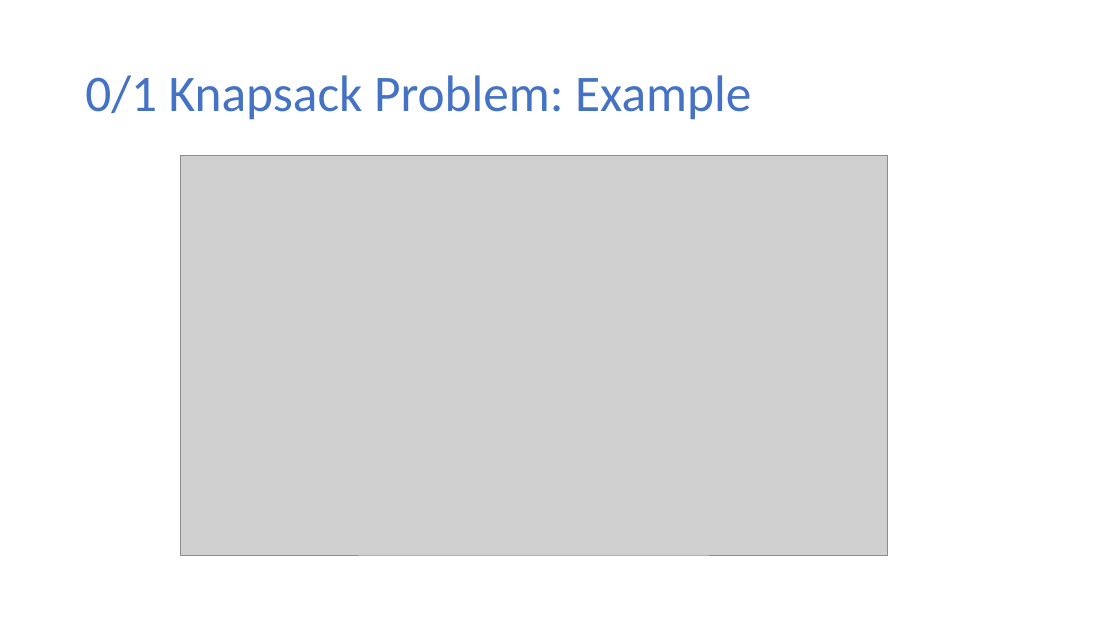
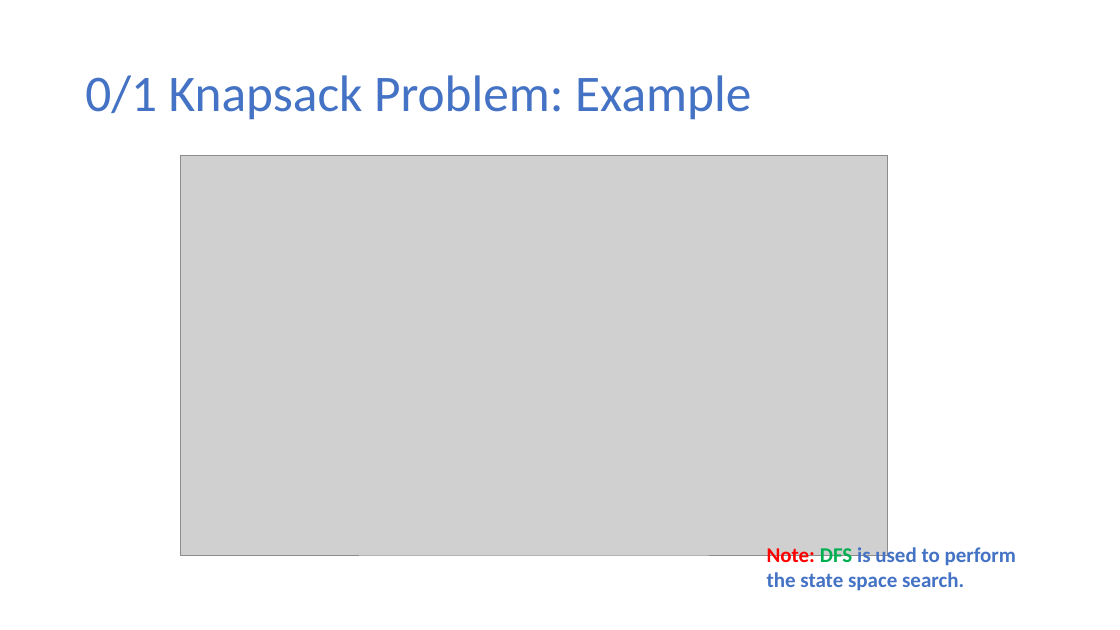
Before and after one commit to ekkapotc/EA2021, a slide deck: slide 33 of Slides/Lecture 14.pptx. Drawn at 1120x630 pixels with LibreOffice and Linux fonts; fonts in the diff are those of the drawing; grey boxes stand for pictures. Boxes give left, top, right and bottom in pixels: in the first picture for what was removed or moved away, otherwise in the second. Text is boxed around its words. In the diff, an @@ line names an element or a change of style, - is before the commit and + after.

Commit message:
Lecture 14 updated

```diff
--- a/Slides/Lecture 14.pptx
+++ b/Slides/Lecture 14.pptx
@@ text added at (767, 544, 1016, 591), 18 pt, text #4472C4, bold @@
+Note: DFS is used to perform the state space search.
```
Also in this commit, not shown: 1 other slide changed, 1 other file.
